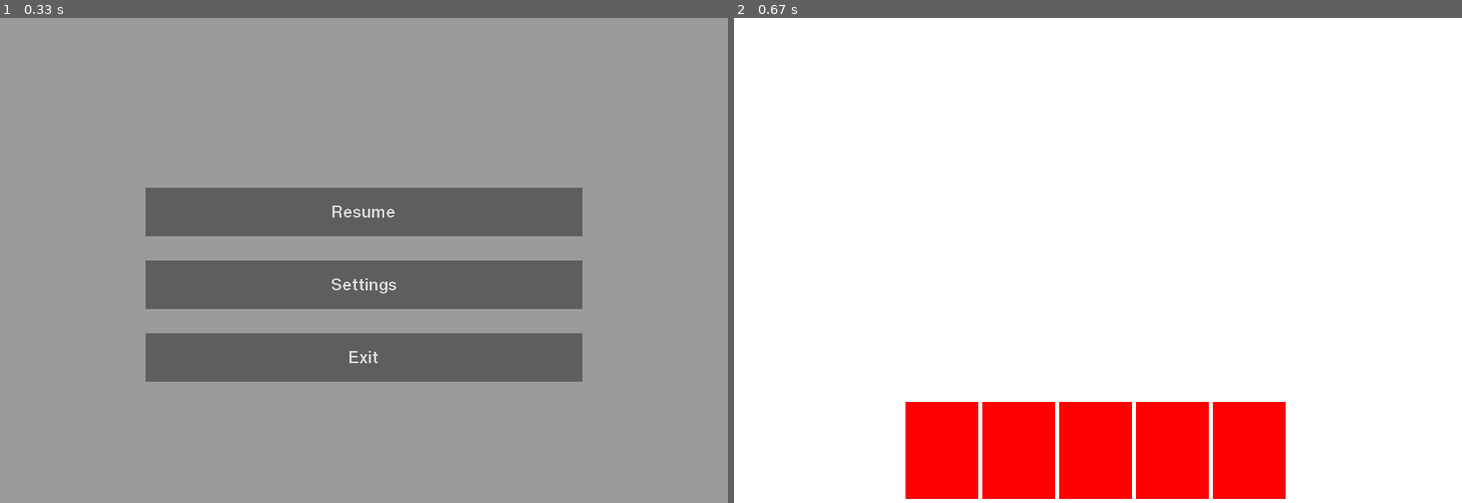
Above: before the commit, frames 1-2 (left to right).
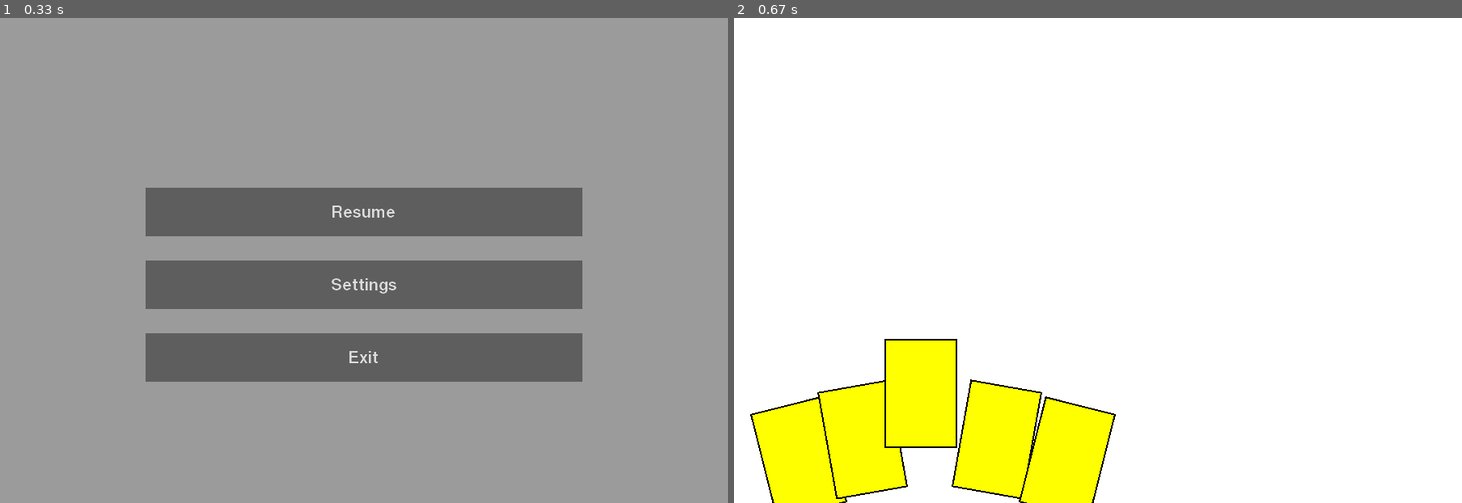
Above: after the commit, the same moments.

Repository: JonahCoffelt/PygameGUI
Game: pygame game, started from main.py
Same seed, same stepped clock (60 frames per second), same inputs: the game is played once before the commit and once after it.
Inputs:
- Up to frame 1 (0.33 s): no input
- Up to frame 2 (0.67 s): tap Esc at 0.33 s

Frame 1 is identical in both runs. In frame 2, 16% of the frame differs, in the area x 2-76%, y 66-100%.

Commit message:
Add files via upload

Diff:
--- a/main.py
+++ b/main.py
@@ -28,15 +28,14 @@
             self.clock.tick()
             pg.display.set_caption(str(round(self.clock.get_fps())))
 
-            for event in pg.event.get():
+            events = pg.event.get()
+
+            for event in events:
                 if event.type == pg.QUIT:
                     pg.quit()
                     sys.exit()
 
-                if event.type == pg.VIDEORESIZE:
-                    self.ui_handler.update_texture = 2
-                    self.ui_handler.win_size = (event.w, event.h)
-                    self.ui_handler.surf = pg.Surface((event.w, event.h)).convert_alpha()
+            self.ui_handler.get_events(events)
 
             self.update()
             self.draw()
--- a/ui_handler.py
+++ b/ui_handler.py
@@ -20,7 +20,8 @@
             'FOV' : 90.0,
             'render_distance' : 10,
             'view_distance' : 250,
-            'lighting_distance' : 50
+            'lighting_distance' : 50,
+            'selected_card' : 2
             }
         self.mouse_states = [False, False, False]
 
@@ -29,6 +30,7 @@
         self.current_screen_data = {key : value.copy() for key, value in zip(data.keys(), data.values())}
 
         self.update_texture = 2
+        self.scroll = 0
         self.n_cards = 5
 
     def update(self):
@@ -54,19 +56,42 @@
         self.draw_text()
 
     def update_elements(self):
+        scroll_bounds = self.current_screen_data['scroll']
+        self.scroll = min(max(self.scroll, scroll_bounds[0]), scroll_bounds[1])
         self.update_hotkeys()
         self.update_buttons()
         self.update_sliders()
 
+    def get_events(self, events):
+        for event in events:
+            if event.type == pg.VIDEORESIZE:
+                self.update_texture = 2
+                self.win_size = (event.w, event.h)
+                self.surf = pg.Surface((event.w, event.h)).convert_alpha()
+            if event.type == pg.MOUSEWHEEL:
+                self.update_texture = 2
+                self.scroll += event.y/10
+
+            if int(event.type) in list(self.current_screen_data['events'].keys()):
+                func = self.current_screen_data['events'][int(pg.MOUSEWHEEL)]
+                func[0](event, *func[1])
+
     def log(self, txt=''):
         print(txt)
         self.update_texture = 2
 
     def set_screen(self, screen):
         self.update_texture = 2
+        self.scroll = 0
         self.screen = screen
         data = self.screen_data[screen]
         self.current_screen_data = {key : value.copy() for key, value in zip(data.keys(), data.values())}
+
+    def increment_card(self, event):
+        val = self.values['selected_card'] + event.y
+        self.values['selected_card'] = min(max(val, 0), 19)
+        print(self.values['selected_card'])
+
 
     def add_button(self, pos: tuple=(.5, .5, .1, .1), img: pg.image=None, func=None, args: list=[]):
         if pos == "rndm": pos = np.array([random.uniform(0, 1), random.uniform(0, 1), .1, .1])
@@ -88,6 +113,8 @@
                 rect[3] = rect[2] * (img_rect[3] / img_rect[2])
                 rect[1] -= rect[3]/2
 
+        if element[-1]: rect[1] += self.scroll * self.win_size[1]
+
         return rect
 
     def update_hotkeys(self):
@@ -115,7 +142,7 @@
 
     def execute_draw_calls(self):
         for func in self.current_screen_data['draw_calls']:
-            rect = self.get_rect([func[1][1]])
+            rect = self.get_rect([func[1][1], func[-1]])
             func[0](self.surf, func[1][0], rect)
 
     def draw_sliders(self):
@@ -159,11 +186,31 @@
         self.surf.fill((0, 0, 0, 100))
         self.draw()
 
+    def get_card_surf(self, card_width):
+        card_surf = pg.Surface((card_width, card_width * 3/2)).convert_alpha()
+        card_surf.fill((0, 0, 0, 0))
+        pg.draw.rect(card_surf, (255, 255, 0, 255), (0, 0, card_width, card_width * 3/2))
+        pg.draw.rect(card_surf, (0, 0, 0, 255), (0, 0, card_width, card_width * 3/2), 2)
+        return card_surf
+
     def hud(self):
-        self.surf.fill((255, 0, 0, 0))
-        self.draw()
-
-        card_size = self.win_size[0] / self.n_cards / 2, self.win_size[1] / 5
-
-        for i in range(self.n_cards):
-            pg.draw.rect(self.surf, (255, 0, 0, 255), (self.win_size[0] / 2 - (card_size[0] + 5) * self.n_cards/2 + i * (card_size[0] + 5), self.win_size[1] - card_size[1] - 5, card_size[0], card_size[1]))
+        self.surf.fill((0, 0, 0, 0))
+        self.draw()
+
+        card_width = self.win_size[0] / 10
+        for i in range(5):
+            card = self.get_card_surf(card_width)
+            w, h = card.get_rect()[2:]
+            index = i - self.values['selected_card']
+            dist = abs(index)
+            card = pg.transform.rotate(card, -np.sqrt(dist) * 10 * np.sign(index))
+            self.surf.blit(card, (i * (w + 3) - index * 10, self.win_size[1] - h * 1.5 + np.sqrt(dist) * 50))
+
+        #for i in range(20):
+        #    card = self.get_card_surf(card_width)
+        #    w, h = card.get_rect()[2:]
+        #    index = i - self.values['selected_card']
+        #    dist = np.sqrt(abs(index)) * (abs(index)/(index + .0001))
+        #    card = pg.transform.rotate(card, -dist * 10)
+        #    self.surf.blit(card, (self.win_size[0] / 2 + w/1.5 * dist - w/2, -300 + self.win_size[1] - h + abs(index) * (w/4) / np.sqrt(abs(index + 0.0001))))
+#
--- a/ui_screen_data.py
+++ b/ui_screen_data.py
@@ -5,6 +5,7 @@
     def __init__(self, UI):
         self.screen_data = {
             UI.main_menu : {
+                'scroll' : [0, 0],
                 'images' : [
 
                 ],
@@ -12,24 +13,26 @@
 
                 ],
                 'text' : [
-                    (np.array([.5, .2,  .6, .2]), None, ('Dicey Decks', 'default', 60, (220, 220, 220), (0, 0, 0, 100), True, True)),
-                    (np.array([.5, .4,  .4, .1]), None, ('Start', 'default', 20, (220, 220, 220), (0, 0, 0, 100), True, True)),
-                    (np.array([.5, .55, .4, .1]), None, ('Settings', 'default', 20, (220, 220, 220), (0, 0, 0, 100), True, True)),
-                    (np.array([.5, .7,  .4, .1]), None, ('Quit', 'default', 20, (220, 220, 220), (0, 0, 0, 100), True, True))
+                    (np.array([.5, .2,  .6, .2]), None, ('Dicey Decks', 'default', 60, (220, 220, 220), (0, 0, 0, 100), True, True), False),
+                    (np.array([.5, .4,  .4, .1]), None, ('Start', 'default', 20, (220, 220, 220), (0, 0, 0, 100), True, True), False),
+                    (np.array([.5, .55, .4, .1]), None, ('Settings', 'default', 20, (220, 220, 220), (0, 0, 0, 100), True, True), False),
+                    (np.array([.5, .7,  .4, .1]), None, ('Quit', 'default', 20, (220, 220, 220), (0, 0, 0, 100), True, True), False)
                 ],
                 'buttons' : [
-                    (np.array([.5, .4,  .6, .1]), None, UI.set_screen, [UI.hud]),
-                    (np.array([.5, .55, .6, .1]), None, UI.set_screen, [UI.settings_general]),
-                    (np.array([.5, .7,  .6, .1]), None, UI.log, ["quit"])
+                    (np.array([.5, .4,  .6, .1]), None, UI.set_screen, [UI.hud], False),
+                    (np.array([.5, .55, .6, .1]), None, UI.set_screen, [UI.settings_general], False),
+                    (np.array([.5, .7,  .6, .1]), None, UI.log, ["quit"], False)
                 ],
                 'sliders' : [],
                 'hotkeys' : {
                     pg.K_ESCAPE : [[UI.set_screen, [UI.hud]], [UI.log, ["Switching screen to HUD"]]],
                     pg.K_e : [[UI.log, ['Pressed "E"']]]
-                }
+                },
+                'events' : {}
             },
 
             UI.hud : {
+                'scroll' : [0, 0],
                 'images' : [
 
                 ],
@@ -48,123 +51,134 @@
                 'hotkeys' : {
                     pg.K_ESCAPE : [[UI.set_screen, [UI.pause]]],
                     pg.K_e : [[UI.log, ['Pressed "E"']]]
+                },
+                'events' : {
+                    pg.MOUSEWHEEL : [UI.increment_card, []]
                 }
             },
 
             UI.pause : {
+                'scroll' : [0, 1],
                 'images' : [
 
                 ],
                 'draw_calls' : [],
                 'text' : [
-                    (np.array([.5, .4,  .6, .1]), None, ('Resume', 'default', 20, (220, 220, 220), (0, 0, 0, 100), True, True)),
-                    (np.array([.5, .55, .6, .1]), None, ('Settings', 'default', 20, (220, 220, 220), (0, 0, 0, 100), True, True)),
-                    (np.array([.5, .7,  .6, .1]), None, ('Exit', 'default', 20, (220, 220, 220), (0, 0, 0, 100), True, True))
+                    (np.array([.5, .4,  .6, .1]), None, ('Resume', 'default', 20, (220, 220, 220), (0, 0, 0, 100), True, True), False),
+                    (np.array([.5, .55, .6, .1]), None, ('Settings', 'default', 20, (220, 220, 220), (0, 0, 0, 100), True, True), False),
+                    (np.array([.5, .7,  .6, .1]), None, ('Exit', 'default', 20, (220, 220, 220), (0, 0, 0, 100), True, True), False)
                 ],
                 'buttons' : [
-                    (np.array([.5, .4,  .6, .1]), None, UI.set_screen, [UI.hud]),
-                    (np.array([.5, .55, .6, .1]), None, UI.set_screen, [UI.settings_general]),
-                    (np.array([.5, .7,  .6, .1]), None, UI.set_screen, [UI.main_menu])
+                    (np.array([.5, .4,  .6, .1]), None, UI.set_screen, [UI.hud], False),
+                    (np.array([.5, .55, .6, .1]), None, UI.set_screen, [UI.settings_general], False),
+                    (np.array([.5, .7,  .6, .1]), None, UI.set_screen, [UI.main_menu], False)
                 ],
                 'sliders' : [],
                 'hotkeys' : {
                     pg.K_ESCAPE : [[UI.set_screen, [UI.hud]]]
-                }
+                },
+                'events' : {}
             },
 
             UI.settings_general : {
+                'scroll' : [0, 0],
                 'images' : [
 
                 ],
                 'draw_calls' : [
-                    (pg.draw.rect, [(0, 0, 0, 200), np.array([0.3, 0.5, 0.005, 0.8])])
+                    (pg.draw.rect, [(0, 0, 0, 200), np.array([0.3, 0.5, 0.005, 0.8])], False)
                 ],
                 'text' : [
-                    (np.array([.15, .2,  .275, .1]),    None, ('General', 'default', 20, (220, 220, 220), (200, 200, 200, 100), True, True)),
-                    (np.array([.15, .32,  .275, .1]),   None, ('Controls', 'default', 20, (120, 120, 120), (0, 0, 0, 100), True, True)),
-                    (np.array([.15, .44,  .275, .1]),   None, ('Graphics', 'default', 20, (120, 120, 120), (0, 0, 0, 100), True, True)),
-                    (np.array([.15, .86,  .275, .075]), None, ('Back', 'default', 16, (120, 120, 120), (0, 0, 0, 100), True, True)),
-                    (np.array([.9, .86,  .175, .075]),  None, ('Apply', 'default', 16, (120, 120, 120), (0, 0, 0, 100), True, True)),
+                    (np.array([.15, .2,  .275, .1]),    None, ('General', 'default', 20, (220, 220, 220), (200, 200, 200, 100), True, True), False),
+                    (np.array([.15, .32,  .275, .1]),   None, ('Controls', 'default', 20, (220, 220, 220), (0, 0, 0, 100), True, True), False),
+                    (np.array([.15, .44,  .275, .1]),   None, ('Graphics', 'default', 20, (220, 220, 220), (0, 0, 0, 100), True, True), False),
+                    (np.array([.15, .86,  .275, .075]), None, ('Back', 'default', 16, (220, 220, 220), (0, 0, 0, 100), True, True), False),
+                    (np.array([.9, .86,  .175, .075]),  None, ('Apply', 'default', 16, (220, 220, 220), (0, 0, 0, 100), True, True), False),
 
-                    (np.array([.425, .175, .2, .05]),    None, ('Volume', 'default', 16, (220, 220, 220), (0, 0, 0, 100), True, True)),
+                    (np.array([.425, .175, .2, .05]),    None, ('Volume', 'default', 16, (220, 220, 220), (0, 0, 0, 100), True, True), False),
                 ],
                 'buttons' : [
-                    (np.array([.15, .2,  .275, .1]),    None, UI.set_screen, [UI.settings_general]),
-                    (np.array([.15, .32,  .275, .1]),   None, UI.set_screen, [UI.settings_control]),
-                    (np.array([.15, .44,  .275, .1]),   None, UI.set_screen, [UI.settings_graphics]),
-                    (np.array([.15, .86,  .275, .075]), None, UI.set_screen, [UI.pause]),
-                    (np.array([.9, .86,  .175, .075]),  None, UI.log, ['Apply Settings'])
+                    (np.array([.15, .2,  .275, .1]),    None, UI.set_screen, [UI.settings_general], False),
+                    (np.array([.15, .32,  .275, .1]),   None, UI.set_screen, [UI.settings_control], False),
+                    (np.array([.15, .44,  .275, .1]),   None, UI.set_screen, [UI.settings_graphics], False),
+                    (np.array([.15, .86,  .275, .075]), None, UI.set_screen, [UI.pause], False),
+                    (np.array([.9, .86,  .175, .075]),  None, UI.log, ['Apply Settings'], False)
                 ],
                 'sliders' : [
-                    (np.array([.75, .175, .3, .05]), np.array([50, 150, 255]), (0, 100, 1), 'volume')
+                    (np.array([.75, .175, .3, .05]), np.array([50, 150, 255]), (0, 100, 1), 'volume', False)
                 ],
                 'hotkeys' : {
                     pg.K_ESCAPE : [[UI.set_screen, [UI.pause]]]
-                }
+                },
+                'events' : {}
             },
 
             UI.settings_control : {
+                'scroll' : [0, 0],
                 'images' : [
 
                 ],
                 'draw_calls' : [
-                    (pg.draw.rect, [(0, 0, 0, 200), np.array([0.3, 0.5, 0.005, 0.8])])
+                    (pg.draw.rect, [(0, 0, 0, 200), np.array([0.3, 0.5, 0.005, 0.8])], False)
                 ],
                 'text' : [
-                    (np.array([.15, .2,  .275, .1]),    None, ('General', 'default', 20, (120, 120, 120), (0, 0, 0, 100), True, True)),
-                    (np.array([.15, .32,  .275, .1]),   None, ('Controls', 'default', 20, (220, 220, 220), (200, 200, 200, 100), True, True)),
-                    (np.array([.15, .44,  .275, .1]),   None, ('Graphics', 'default', 20, (120, 120, 120), (0, 0, 0, 100), True, True)),
-                    (np.array([.15, .86,  .275, .075]), None, ('Back', 'default', 16, (120, 120, 120), (0, 0, 0, 100), True, True)),
-                    (np.array([.9, .86,  .175, .075]),  None, ('Apply', 'default', 16, (120, 120, 120), (0, 0, 0, 100), True, True)),
+                    (np.array([.15, .2,  .275, .1]),    None, ('General', 'default', 20, (220, 220, 220), (0, 0, 0, 100), True, True), False),
+                    (np.array([.15, .32,  .275, .1]),   None, ('Controls', 'default', 20, (220, 220, 220), (200, 200, 200, 100), True, True), False),
+                    (np.array([.15, .44,  .275, .1]),   None, ('Graphics', 'default', 20, (220, 220, 220), (0, 0, 0, 100), True, True), False),
+                    (np.array([.15, .86,  .275, .075]), None, ('Back', 'default', 16, (220, 220, 220), (0, 0, 0, 100), True, True), False),
+                    (np.array([.9, .86,  .175, .075]),  None, ('Apply', 'default', 16, (220, 220, 220), (0, 0, 0, 100), True, True), False),
                 ],
                 'buttons' : [
-                    (np.array([.15, .2,  .275, .1]),    None, UI.set_screen, [UI.settings_general]),
-                    (np.array([.15, .32,  .275, .1]),   None, UI.set_screen, [UI.settings_control]),
-                    (np.array([.15, .44,  .275, .1]),   None, UI.set_screen, [UI.settings_graphics]),
-                    (np.array([.15, .86,  .275, .075]), None, UI.set_screen, [UI.pause]),
-                    (np.array([.9, .86,  .175, .075]),  None, UI.log, ['Apply Settings'])
+                    (np.array([.15, .2,  .275, .1]),    None, UI.set_screen, [UI.settings_general], False),
+                    (np.array([.15, .32,  .275, .1]),   None, UI.set_screen, [UI.settings_control], False),
+                    (np.array([.15, .44,  .275, .1]),   None, UI.set_screen, [UI.settings_graphics], False),
+                    (np.array([.15, .86,  .275, .075]), None, UI.set_screen, [UI.pause], False),
+                    (np.array([.9, .86,  .175, .075]),  None, UI.log, ['Apply Settings'], False)
                 ],
                 'sliders' : [],
                 'hotkeys' : {
                     pg.K_ESCAPE : [[UI.set_screen, [UI.pause]]]
-                }
+                },
+                'events' : {}
             },
 
             UI.settings_graphics : {
+                'scroll' : [-1, 1],
                 'images' : [
 
                 ],
                 'draw_calls' : [
-                    (pg.draw.rect, [(0, 0, 0, 200), np.array([0.3, 0.5, 0.005, 0.8])])
+                    (pg.draw.rect, [(0, 0, 0, 200), np.array([0.3, 0.5, 0.005, 0.8])], False)
                 ],
                 'text' : [
-                    (np.array([.15, .2,  .275, .1]),    None, ('General', 'default', 20, (120, 120, 120), (0, 0, 0, 100), True, True)),
-                    (np.array([.15, .32,  .275, .1]),   None, ('Controls', 'default', 20, (120, 120, 120), (0, 0, 0, 100), True, True)),
-                    (np.array([.15, .44,  .275, .1]),   None, ('Graphics', 'default', 20, (220, 220, 220), (200, 200, 200, 100), True, True)),
-                    (np.array([.15, .86,  .275, .075]), None, ('Back', 'default', 16, (120, 120, 120), (0, 0, 0, 100), True, True)),
-                    (np.array([.9, .86,  .175, .075]),  None, ('Apply', 'default', 16, (120, 120, 120), (0, 0, 0, 100), True, True)),
+                    (np.array([.15, .2,  .275, .1]),    None, ('General', 'default', 20, (220, 220, 220), (0, 0, 0, 100), True, True), False),
+                    (np.array([.15, .32,  .275, .1]),   None, ('Controls', 'default', 20, (220, 220, 220), (0, 0, 0, 100), True, True), False),
+                    (np.array([.15, .44,  .275, .1]),   None, ('Graphics', 'default', 20, (220, 220, 220), (200, 200, 200, 100), True, True), False),
+                    (np.array([.15, .86,  .275, .075]), None, ('Back', 'default', 16, (220, 220, 220), (0, 0, 0, 100), True, True), False),
+                    (np.array([.9, .86,  .175, .075]),  None, ('Apply', 'default', 16, (220, 220, 220), (0, 0, 0, 100), True, True), False),
 
-                    (np.array([.425, .175, .2, .05]),   None, ('FOV', 'default', 16, (220, 220, 220), (0, 0, 0, 100), True, True)),
-                    (np.array([.425, .25, .2, .05]),   None, ('Chunk Distance', 'default', 16, (220, 220, 220), (0, 0, 0, 100), True, True)),
-                    (np.array([.425, .325, .2, .05]),   None, ('View Distance', 'default', 16, (220, 220, 220), (0, 0, 0, 100), True, True)),
-                    (np.array([.425, .4, .2, .05]),   None, ('Light Distance', 'default', 16, (220, 220, 220), (0, 0, 0, 100), True, True)),
+                    (np.array([.425, .175, .2, .05]),   None, ('FOV', 'default', 16, (220, 220, 220), (0, 0, 0, 100), True, True), False),
+                    (np.array([.425, .25, .2, .05]),   None, ('Chunk Distance', 'default', 16, (220, 220, 220), (0, 0, 0, 100), True, True), False),
+                    (np.array([.425, .325, .2, .05]),   None, ('View Distance', 'default', 16, (220, 220, 220), (0, 0, 0, 100), True, True), False),
+                    (np.array([.425, .4, .2, .05]),   None, ('Light Distance', 'default', 16, (220, 220, 220), (0, 0, 0, 100), True, True), False),
                 ],
                 'buttons' : [
-                    (np.array([.15, .2,  .275, .1]),    None, UI.set_screen, [UI.settings_general]),
-                    (np.array([.15, .32,  .275, .1]),   None, UI.set_screen, [UI.settings_control]),
-                    (np.array([.15, .44,  .275, .1]),   None, UI.set_screen, [UI.settings_graphics]),
-                    (np.array([.15, .86,  .275, .075]), None, UI.set_screen, [UI.pause]),
-                    (np.array([.9, .86,  .175, .075]),  None, UI.log, ['Apply Settings']),
+                    (np.array([.15, .2,  .275, .1]),    None, UI.set_screen, [UI.settings_general], False),
+                    (np.array([.15, .32,  .275, .1]),   None, UI.set_screen, [UI.settings_control], False),
+                    (np.array([.15, .44,  .275, .1]),   None, UI.set_screen, [UI.settings_graphics], False),
+                    (np.array([.15, .86,  .275, .075]), None, UI.set_screen, [UI.pause], False),
+                    (np.array([.9, .86,  .175, .075]),  None, UI.log, ['Apply Settings'], False),
                 ],
                 'sliders' : [
-                    (np.array([.75, .175, .3, .05]), np.array([50, 150, 255]), (50, 120, 1), 'FOV'),
-                    (np.array([.75, .25, .3, .05]), np.array([50, 150, 255]), (3, 20, 1), 'render_distance'),
-                    (np.array([.75, .325, .3, .05]), np.array([50, 150, 255]), (100, 400, 10), 'view_distance'),
-                    (np.array([.75, .4, .3, .05]), np.array([50, 150, 255]), (10, 100, 5), 'lighting_distance')
+                    (np.array([.75, .175, .3, .05]), np.array([50, 150, 255]), (50, 120, 1), 'FOV', False),
+                    (np.array([.75, .25, .3, .05]), np.array([50, 150, 255]), (3, 20, 1), 'render_distance', False),
+                    (np.array([.75, .325, .3, .05]), np.array([50, 150, 255]), (100, 400, 10), 'view_distance', False),
+                    (np.array([.75, .4, .3, .05]), np.array([50, 150, 255]), (10, 100, 5), 'lighting_distance', False)
                 ],
                 'hotkeys' : {
                     pg.K_ESCAPE : [[UI.set_screen, [UI.pause]]]
-                }
+                },
+                'events' : {}
             },
 
         }
